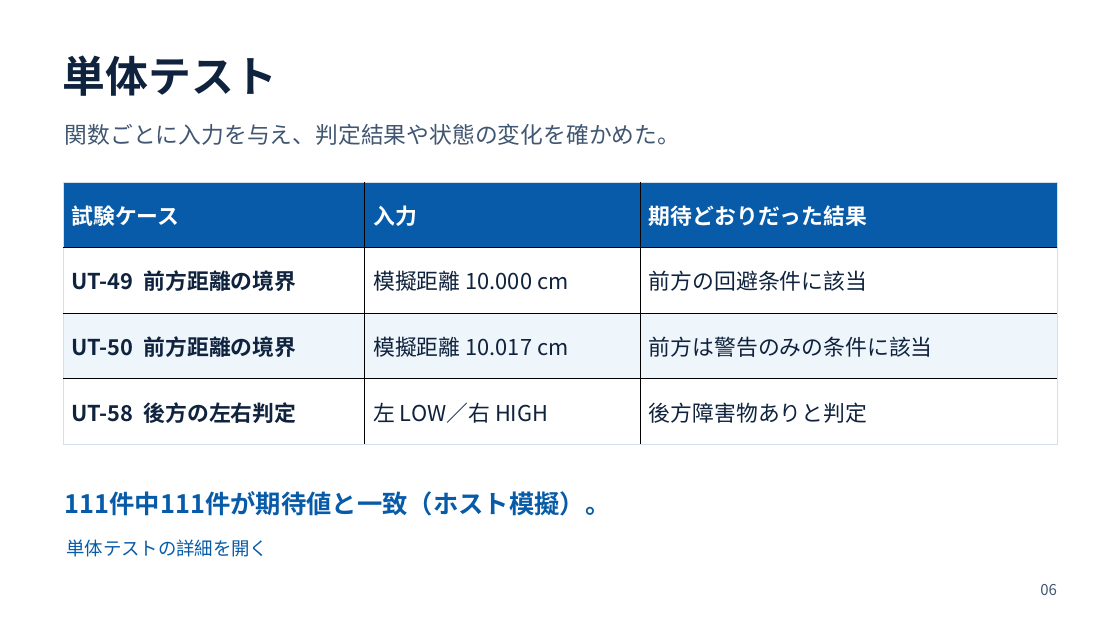
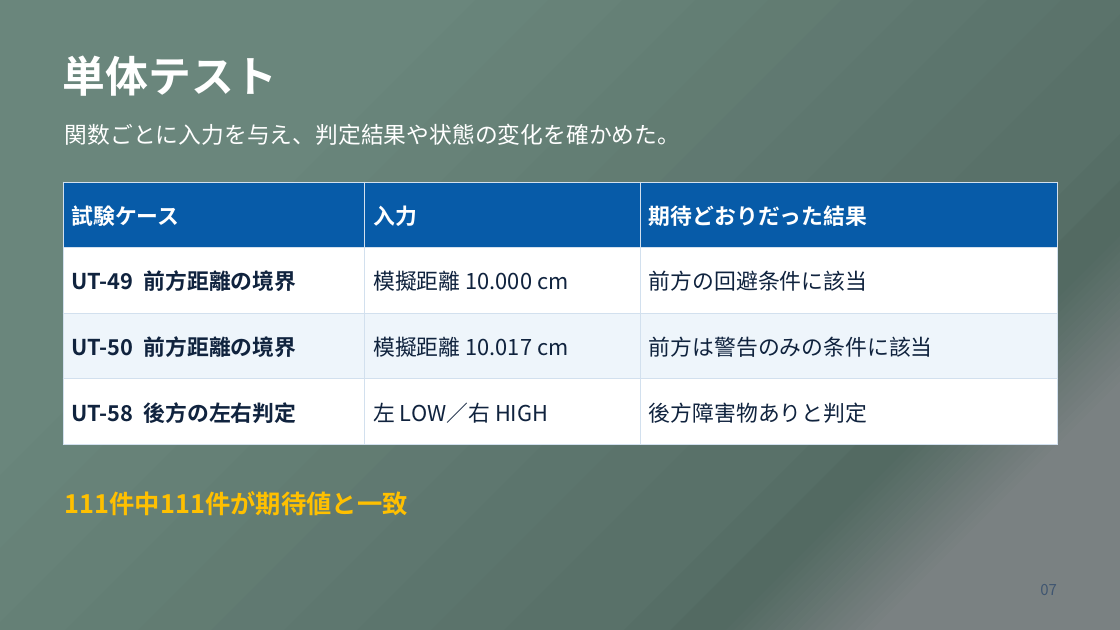
Before and after one commit to aaa1550/-, a slide deck: slide 7 of docs/files/OSOYOO_robot_car_presentation.pptx (slide 6 before the commit). Drawn at 1120x630 pixels with LibreOffice and Linux fonts; fonts in the diff are those of the drawing. Boxes give left, top, right and bottom in pixels: in the first picture for what was removed or moved away, otherwise in the second. Text is boxed around its words. In the diff, an @@ line names an element or a change of style, - is before the commit and + after.

Commit message:
Add theme, purpose and development challenge to latest presentation

```diff
--- a/docs/files/OSOYOO_robot_car_presentation.pptx
+++ b/docs/files/OSOYOO_robot_car_presentation.pptx
@@ background #FFFFFF to gradient #6A867C to #597169 to #536A62 to #7A8182 @@
@@ text "単体テスト" at bbox=[63, 55, 277, 96]: text colour #10233E to #FFFFFF @@
@@ text "関数ごとに入力を与え、判定結果や状態の変化を確かめた。" at bbox=[65, 124, 680, 145]: text colour #405671 to #FFFFFF @@
@@ table at bbox=[63, 182, 1057, 444] @@
@@ borders changed @@
@@ text at bbox=[65, 491, 408, 515]: text changed; text colour #075BA8 to #FFC000 @@
-111件中111件が期待値と一致（ホスト模擬）。
+111件中111件が期待値と一致
@@ text removed at bbox=[66, 539, 268, 557] @@
-単体テストの詳細を開く
@@ text at bbox=[1040, 584, 1057, 595]: text changed @@
-06
+07
```
Also in this commit, not shown: 7 other slides changed, 2 slides added, 1 slide removed, 4 other files.
